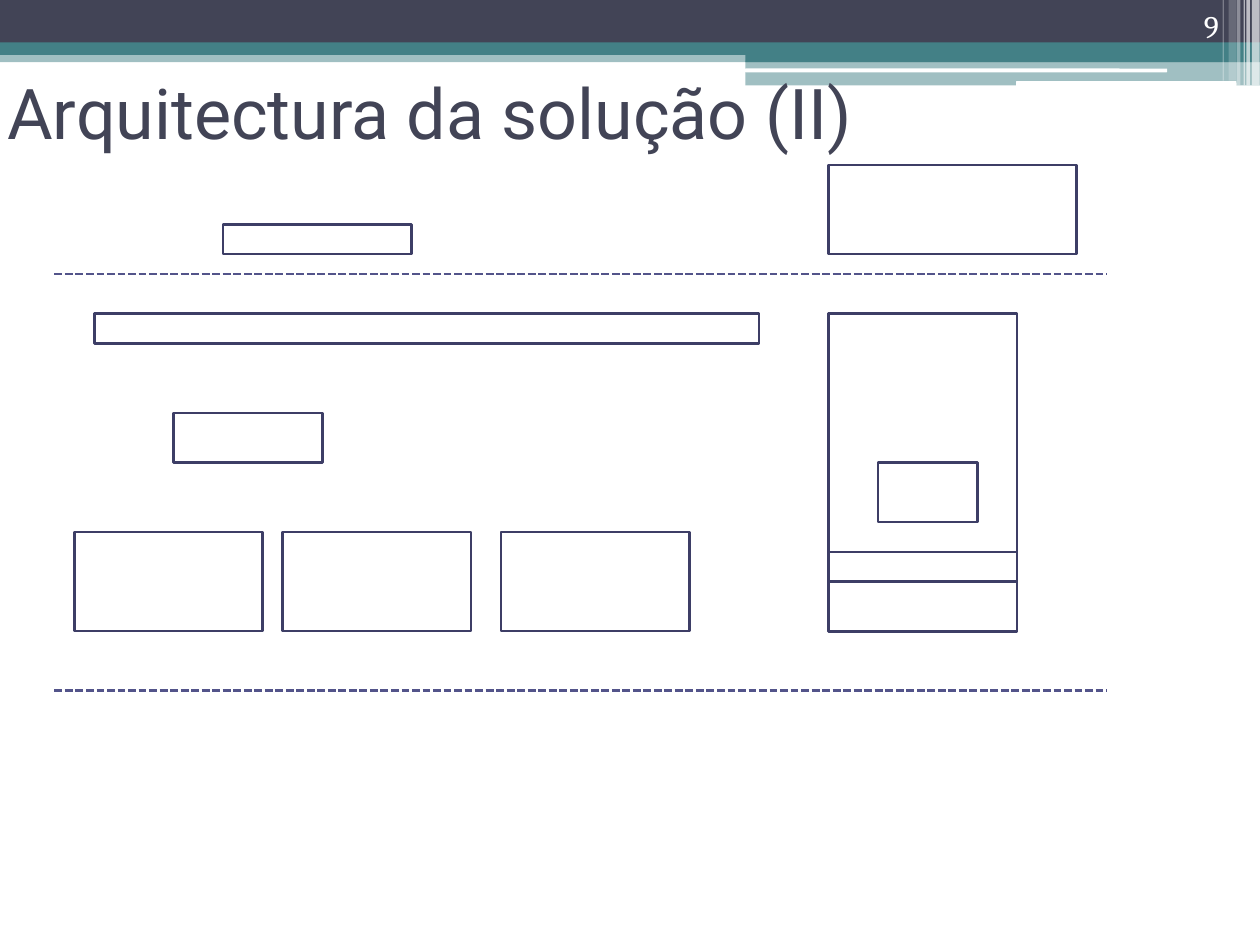
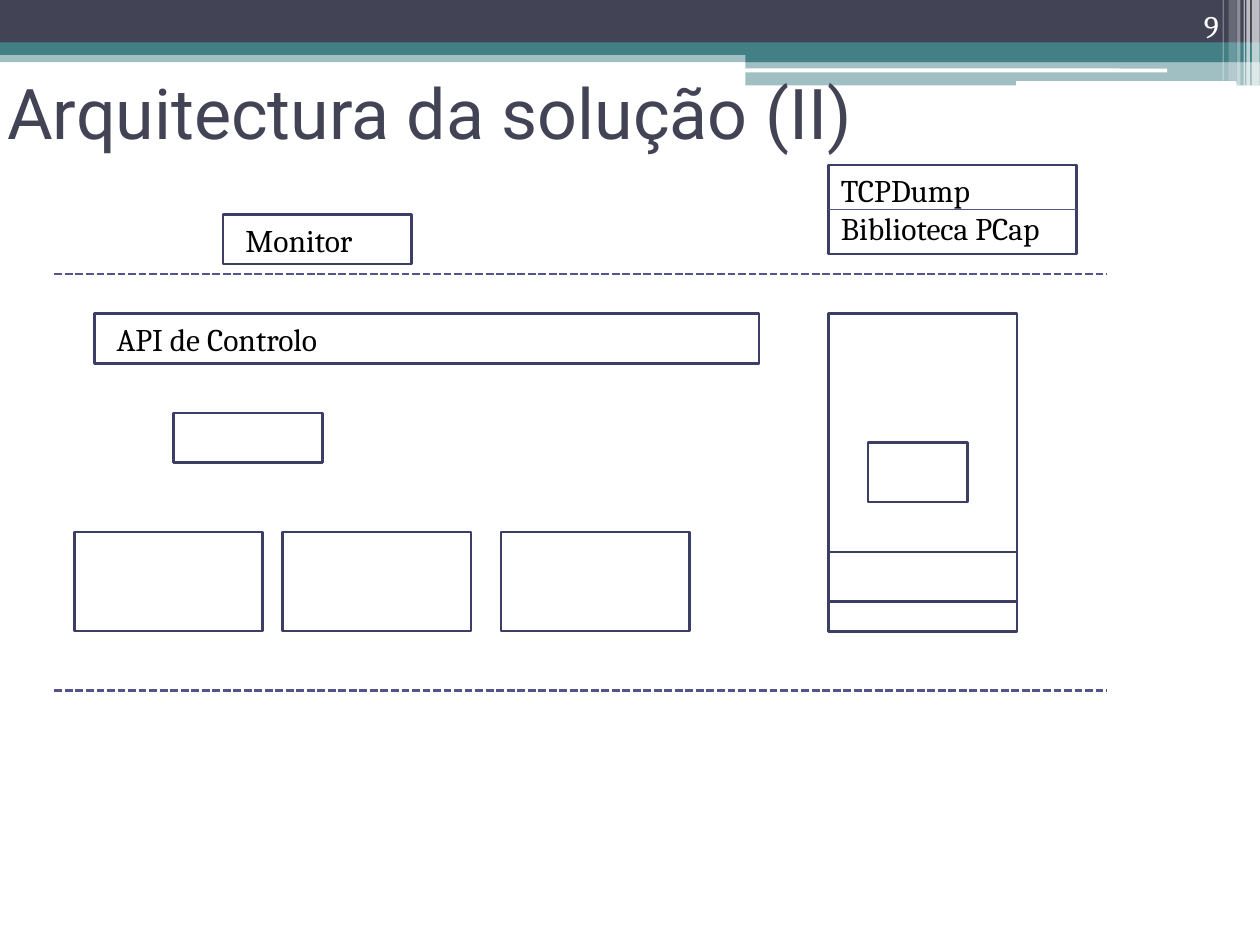
Before and after one commit to nunogmartins/cap_dissertation, a slide deck: slide 9 of doc/apresentacao_dissertacao.pptx. Drawn at 1260x945 pixels with LibreOffice and Linux fonts; fonts in the diff are those of the drawing. Boxes give left, top, right and bottom in pixels: in the first picture for what was removed or moved away, otherwise in the second. Text is boxed around its words. In the diff, an @@ line names an element or a change of style, - is before the commit and + after.

```diff
--- a/doc/apresentacao_dissertacao.pptx
+++ b/doc/apresentacao_dissertacao.pptx
@@ line added from (828, 209) to (1076, 209), #53548A 0.75 pt @@
@@ text added at box(841, 180, 1039, 247), 18 pt, text #000000 @@
+TCPDump
+Biblioteca PCap
@@ rectangle: place and size @@
-rectangle at box(223, 224, 412, 255)
+rectangle at box(223, 214, 412, 263)
@@ text added at box(245, 231, 352, 253), 18 pt, text #000000 @@
+Monitor
@@ rectangle: place and size @@
-rectangle at box(94, 314, 760, 344)
+rectangle at box(94, 314, 760, 363)
@@ text added at box(117, 329, 317, 352), 18 pt, text #000000 @@
+API de Controlo
@@ rectangle: place and size @@
-rectangle at box(878, 462, 978, 522)
+rectangle at box(868, 442, 968, 501)
@@ rectangle: place and size @@
-rectangle at box(828, 552, 1017, 582)
+rectangle at box(828, 552, 1017, 601)
```
Also in this commit, not shown: 4 other slides changed.
